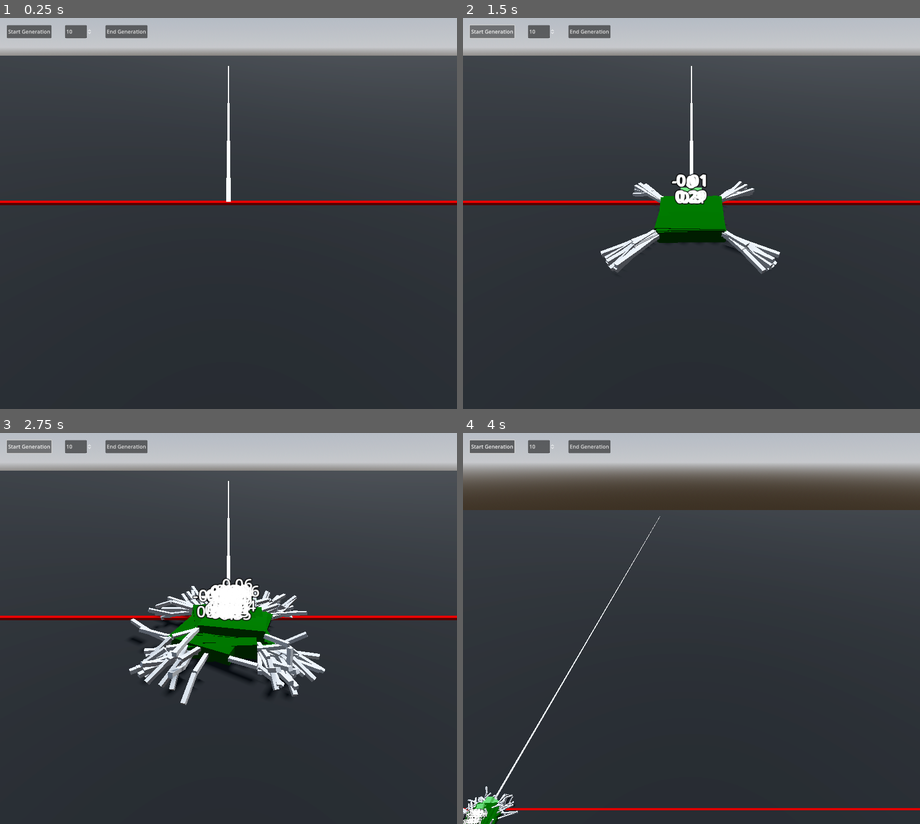
Above: before the commit, frames 1-4 (two rows, left to right).
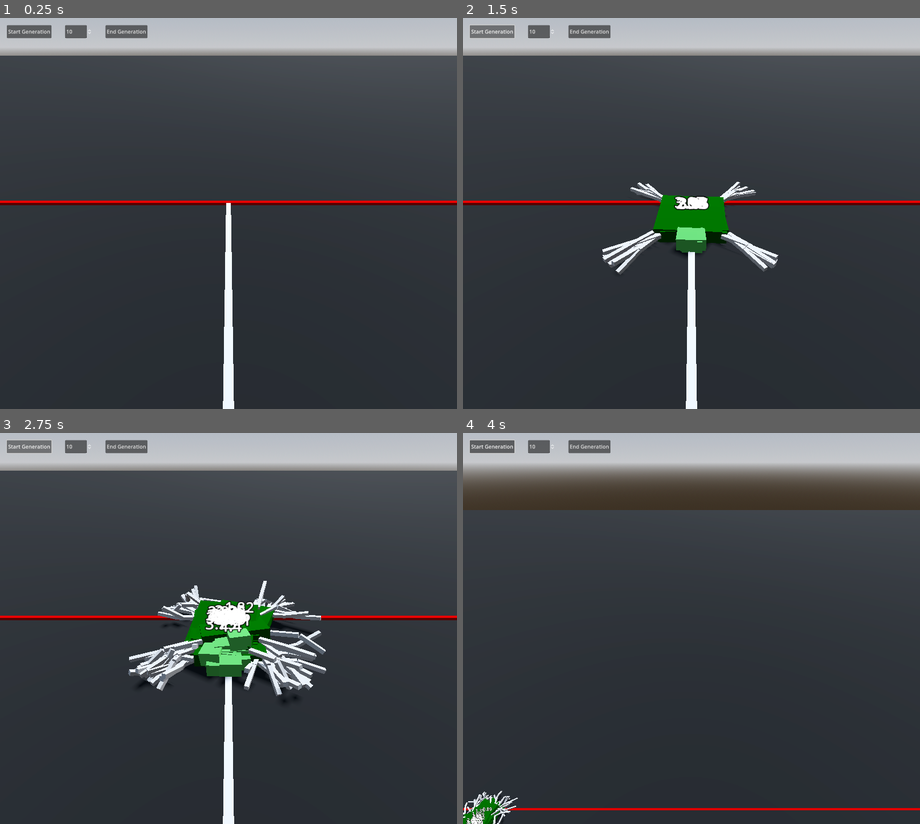
Above: after the commit, the same moments.

Repository: Ryan-Mirch/MaLeQ
Game: Godot game, scene res://Test.tscn
Same seed, same stepped clock (60 frames per second), same inputs: the game is played once before the commit and once after it.
Inputs (mouse positions are in pixels of both pictures, inside the frame that each line leads up to):
- Up to frame 1 (0.25 s): no input
- Up to frame 2 (1.5 s): click "End Generation" at 0.5 s; click "Start Generation" at 1.25 s
- Up to frame 3 (2.75 s): click "Start Generation" at 2 s
- Up to frame 4 (4 s): move the mouse to (792, 608) at 2.77 s; hold D 2.78-3.53 s; hold E 2.78-3.53 s; click (792, 608) at 2.92 s; move the mouse to (600, 648) at 3.52 s; hold S from 3.53 s (still down); tap Q at 3.6 s

The runs differ from the first frame. In frame 1, 1.1% of the frame differs, in the area x 48-52%, y 12-100%; in frame 2, 2.9%; in frame 3, 7.3%, in the area x 28-72%, y 12-100%; in frame 4, 0.7%.

Commit message:
fitness calc working

Diff:
--- a/Body.gd
+++ b/Body.gd
@@ -5,6 +5,8 @@
 @onready var leg2 = $Leg2
 @onready var leg3 = $Leg3
 @onready var leg4 = $Leg4
+
+@onready var fitnessLabel = $Fitness
 
 var loopTimer = 0
 var index = 0
@@ -23,8 +25,7 @@
 
 # Called every frame. 'delta' is the elapsed time since the previous frame.
 func _process(delta: float) -> void:
-	$DistanceFromCenter.text = str(snapped(abs(position.z),0.01))
-	$DistanceTraveled.text = str(snapped(position.x,0.01))
+	fitnessLabel.text = str(snapped(calculate_fitness(),0.01))
 
 
 func _physics_process(delta: float) -> void:
@@ -62,3 +63,16 @@
 	for i in ARRAY_LENGTH:
 		for key in data.keys():
 			data[key].append(randf_range(MIN_VEL,MAX_VEL))
+
+
+func calculate_fitness() -> float:
+	var distanceTraveled = position.z
+	var distanceFromCenter = abs(position.x)
+	var fitness = 0
+
+	fitness += distanceTraveled * 10
+	fitness -= distanceFromCenter * 2
+
+	if distanceTraveled < 0: fitness -= 100
+
+	return fitness
--- a/Manager.gd
+++ b/Manager.gd
@@ -6,7 +6,7 @@
 const SURVIVORS_KEPT = 2
 
 var activeQuadrupeds = []
-var survivors = [] #stores the data array
+var survivors = []
 
 # Called when the node enters the scene tree for the first time.
 func _ready() -> void:
@@ -23,7 +23,8 @@
 		var quadrupedInstance = QUADRUPED_SCENE.instantiate()
 		get_tree().root.add_child(quadrupedInstance)
 		quadrupedInstance.position = Vector3(0,0.5,0.3)
-		quadrupedInstance.rotation.y = deg_to_rad(270)
+		quadrupedInstance.rotation.y = deg_to_rad(90)
+		quadrupedInstance.name = "Maleq - " + str(i)
 		activeQuadrupeds.append(quadrupedInstance)
 
 
@@ -31,9 +32,24 @@
 	for q in activeQuadrupeds:
 		q.freeze = true
 
+	activeQuadrupeds.sort_custom(_sort_by_fitness)
+
 	for q in activeQuadrupeds:
-		q.queue_free()
+		print(q.name + ": " + str(q.calculate_fitness()))
+
+	for q in activeQuadrupeds:
+		q = q as Quadruped
+		q.fitnessLabel.text = str(snapped(q.calculate_fitness(),0.01))
+		survivors.append(q)
+
+		if survivors.size() >= SURVIVORS_KEPT:
+			break
+
+	for q in activeQuadrupeds:
+		if !survivors.has(q):
+			q.queue_free()
+
 	activeQuadrupeds.clear()
 
-func _calculate_quadruped_fitness(q: Quadruped) -> float:
-	return 0
+func _sort_by_fitness(q1, q2) -> bool:
+	return q1.calculate_fitness() > q2.calculate_fitness()
--- a/Quadruped.tscn
+++ b/Quadruped.tscn
@@ -47,18 +47,9 @@
 [node name="Leg4" parent="." instance=ExtResource("2_u5xlj")]
 transform = Transform3D(0.707106, 4.37113e-08, -0.707107, 6.18173e-08, 1, 1.23634e-07, 0.707107, -1.31134e-07, 0.707106, -0.25, 0.0499998, 0.25)
 
-[node name="DistanceFromCenter" type="Label3D" parent="."]
-transform = Transform3D(1, 0, 0, 0, 1, 0, 0, -3.34075e-22, 1, -1.62391e-08, 0.242177, 8.11956e-09)
+[node name="Fitness" type="Label3D" parent="."]
+transform = Transform3D(1, 0, 0, 0, 1, 0, 0, -3.34075e-22, 1, -1.62391e-08, 0.190325, 8.11956e-09)
 billboard = 1
 no_depth_test = true
-text = "test"
 font_size = 24
 outline_size = 5
-
-[node name="DistanceTraveled" type="Label3D" parent="."]
-transform = Transform3D(1, 0, 0, 0, 1, 0, 0, -3.34075e-22, 1, -1.62391e-08, 0.37476, 8.11956e-09)
-billboard = 1
-no_depth_test = true
-text = "test"
-font_size = 24
-outline_size = 5
--- a/Test.tscn
+++ b/Test.tscn
@@ -66,7 +66,7 @@
 script = ExtResource("3_ioo81")
 
 [node name="Center Line" type="MeshInstance3D" parent="."]
-transform = Transform3D(-1.90177e-06, 0, 0.0438498, 0, 1.09863, 0, -43.5075, 0, -1.91674e-09, 0, -0.025, -21.744)
+transform = Transform3D(5.70532e-06, 0, -0.0438498, 0, 1.09863, 0, 43.5075, 0, 5.75021e-09, 0, -0.025, 21.776)
 mesh = SubResource("BoxMesh_67ye7")
 surface_material_override/0 = SubResource("ORMMaterial3D_dc11k")
 script = ExtResource("3_ioo81")
--- a/project.godot
+++ b/project.godot
@@ -14,10 +14,6 @@
 run/main_scene="res://Test.tscn"
 config/features=PackedStringArray("4.0", "Mobile")
 config/icon="res://icon.svg"
-
-[debug]
-
-settings/stdout/print_fps=true
 
 [display]
 
